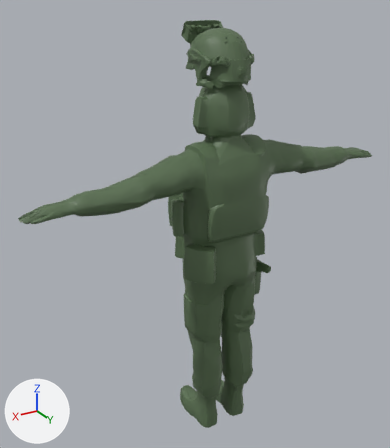
The glTF model content/art/models/soldier-helmet-combo.glb as it was, and as the next commit left it.
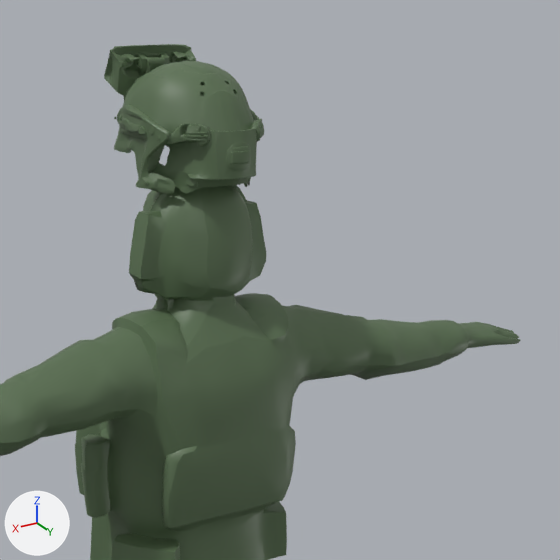
Each version appears first whole from a 50 mm camera at (0.714, 1.075, 0.679) aimed at (0.039, -0.05, 0.116), and next in a close-up on the part from 34% to 100% of the width and 0% to 57% of the height. The lights are fixed; the arrows at lower left show +X, +Y and +Z. The last two pictures show the newer version. Where no turn or scale is listed for an object, it has been applied to the vertices.

Names of what the first close-up shows: 'geometry_0', 'geometry_0.001'.
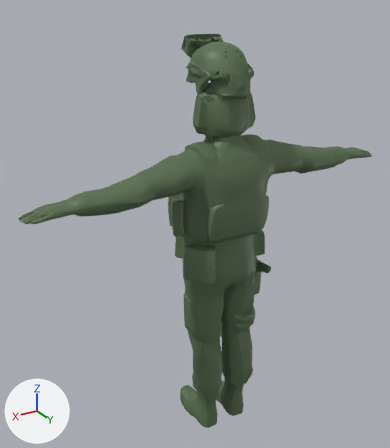
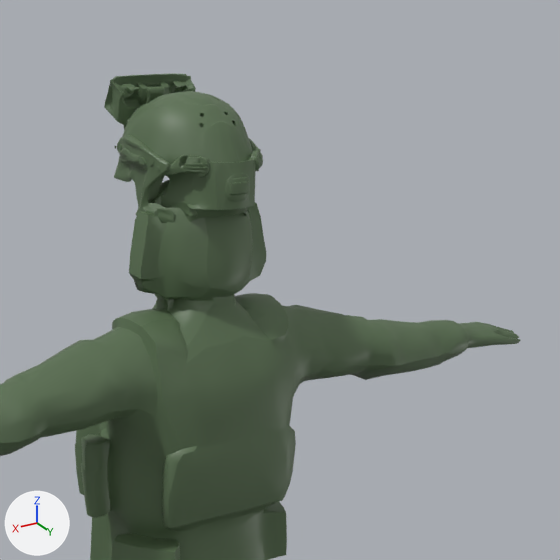
Commit message: Helmet lowered

What differs and where, as boxes (x1, y1, x2, y2) in the close-ups (560 x 560 px):
'geometry_0.001', moved
    before: (104, 44, 264, 194)
    after: (104, 74, 263, 223)

What changed in the scene script:
```text
Change ob_geometry_0_001:
    ob_geometry_0_001.location: (0.0, 0.0, 0.523) -> (0.0, 0.0, 0.493)
```
